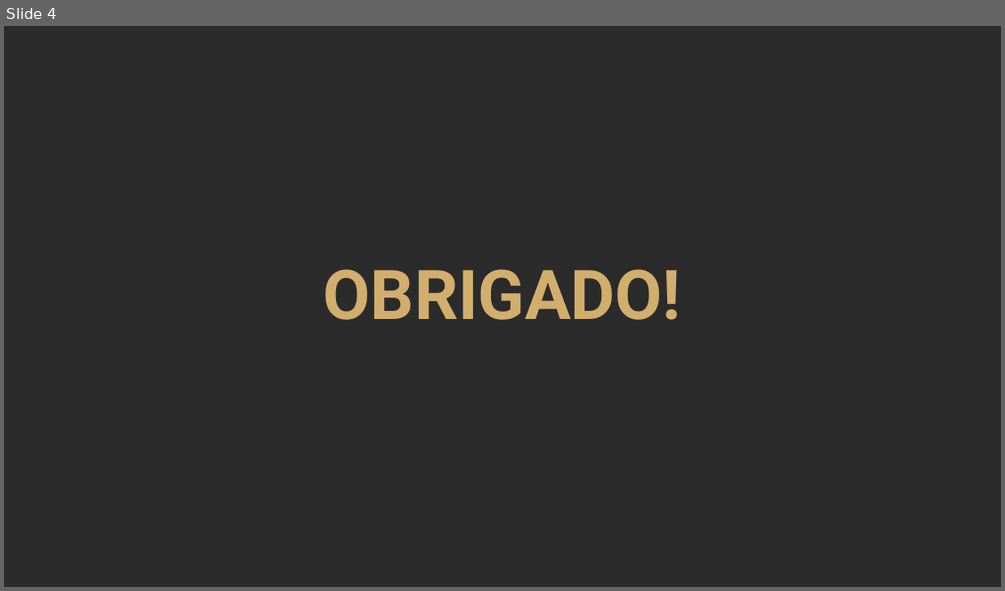
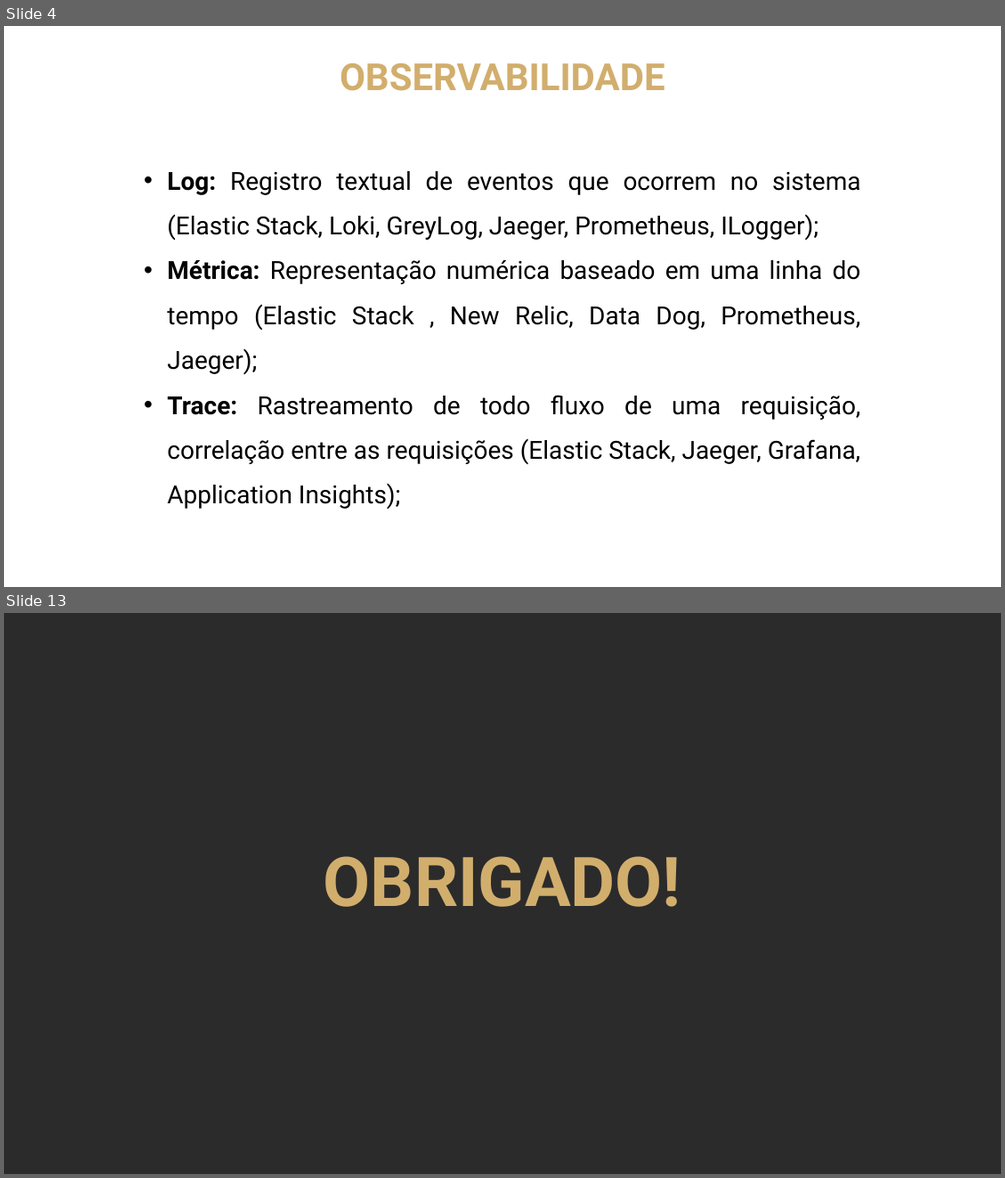
Before and after one commit to MicaelCosta/Observability, a slide deck: infra/template_apresentacao_autoware.pptx. Shown one above the other, each under a label of ours: slide 4 before the commit, slides 4 and 13 after it; the slides between them are not shown. The pictures are 1005x591 and 1005x1178 pixels, drawn with LibreOffice and Linux fonts; fonts in the diff are those of the drawing; background and template pictures are left out; a plain dark background stands for a picture behind light text. Boxes give left, top, right and bottom in pixels: in the first picture for what was removed or moved away, otherwise in the second. Text is boxed around its words. In the diff, an @@ line names an element or a change of style, - is before the commit and + after.

```diff
--- a/infra/template_apresentacao_autoware.pptx
+++ b/infra/template_apresentacao_autoware.pptx
@@ slide 4 added at (4,26,1001,587), background picture (left out) @@
@@ text added at (340,63,665,91), 36 pt, text #D2AE6D, bold @@
+OBSERVABILIDADE
@@ text added at (167,171,861,464), 24 pt, text #000000 @@
+• Log: Registro textual de eventos que ocorrem no sistema (Elastic Stack, Loki, GreyLog, Jaeger, Prometheus, ILogger);
+• Métrica: Representação numérica baseado em uma linha do tempo (Elastic Stack , New Relic, Data Dog, Prometheus, Jaeger);
+• Trace: Rastreamento de todo fluxo de uma requisição, correlação entre as requisições (Elastic Stack, Jaeger, Grafana, Application Insights);
@@ what was slide 4 is now slide 13 @@
```
Also in this commit, not shown: 1 slide changed, 10 other slides added, 2 slides removed, 1 other file.
